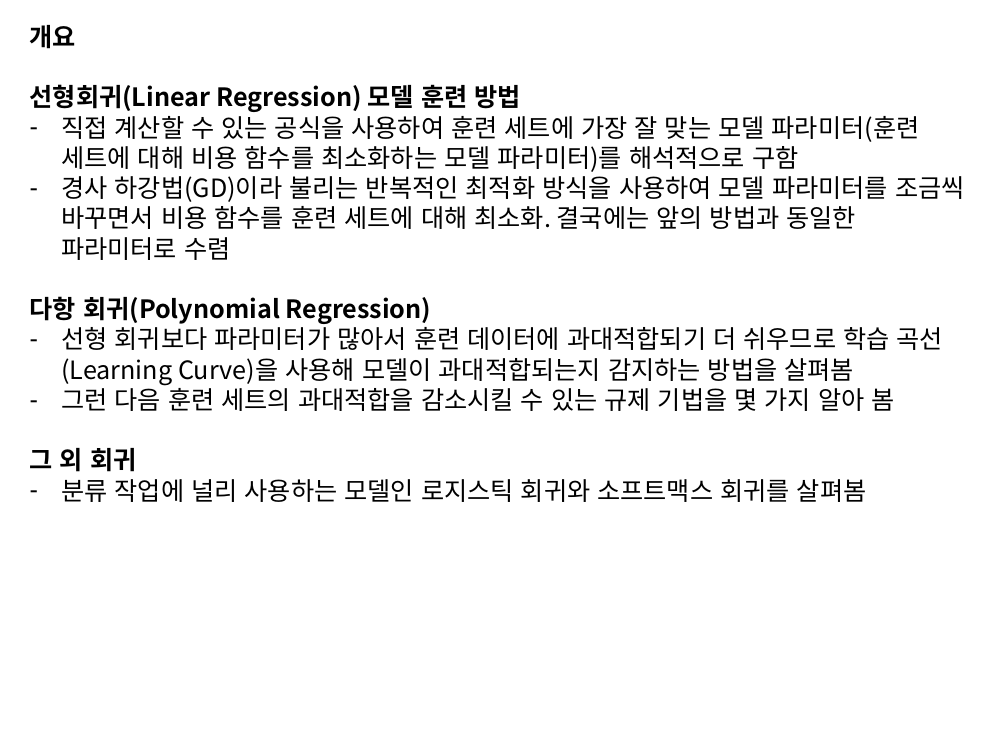
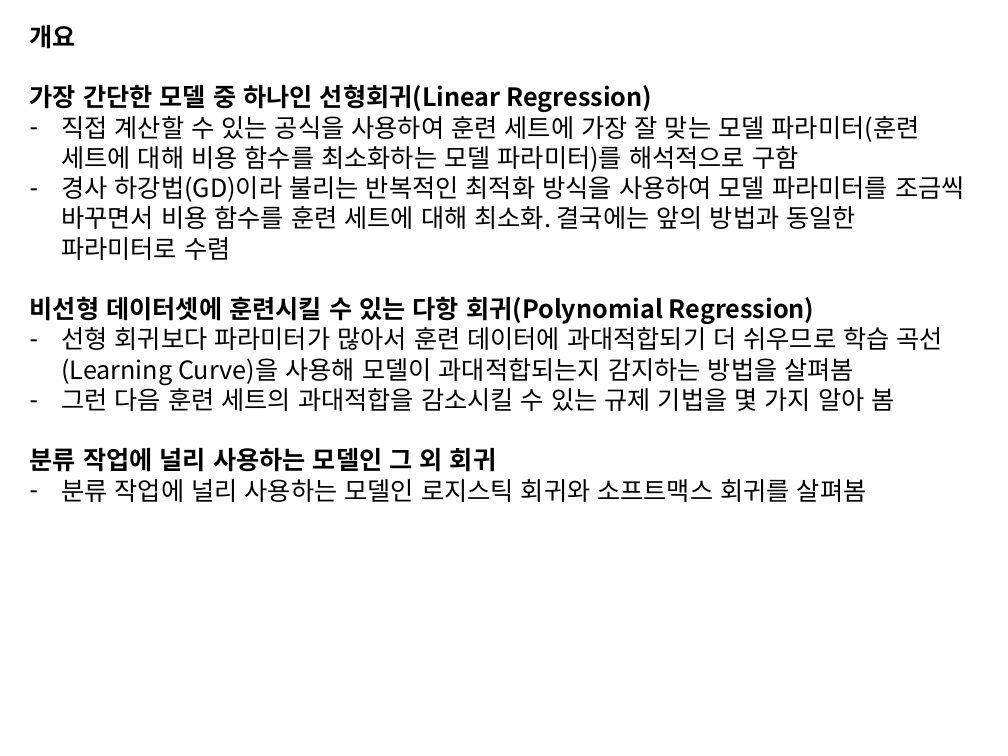
Before and after one commit to gcpugkr/guroflow, a slide deck: slide 4 of hands_on_ml/Chapter4 모델 훈련.pptx (slide 3 before the commit). Drawn at 1008x756 pixels with LibreOffice and Linux fonts; fonts in the diff are those of the drawing. Boxes give left, top, right and bottom in pixels: in the first picture for what was removed or moved away, otherwise in the second. Text is boxed around its words. In the diff, an @@ line names an element or a change of style, - is before the commit and + after.

Commit message:
update

```diff
--- a/hands_on_ml/Chapter4 모델 훈련.pptx
+++ b/hands_on_ml/Chapter4 모델 훈련.pptx
@@ text at [30,84,653,112]: text changed @@
-선형회귀(Linear Regression) 모델 훈련 방법
+가장 간단한 모델 중 하나인 선형회귀(Linear Regression)
@@ text at [30,296,815,324]: text changed @@
-다항 회귀(Polynomial Regression)
+비선형 데이터셋에 훈련시킬 수 있는 다항 회귀(Polynomial Regression)
@@ text at [30,448,496,472]: text changed @@
-그 외 회귀
+분류 작업에 널리 사용하는 모델인 그 외 회귀
```
Also in this commit, not shown: 1 other slide changed, 2 slides added, 1 slide removed.
